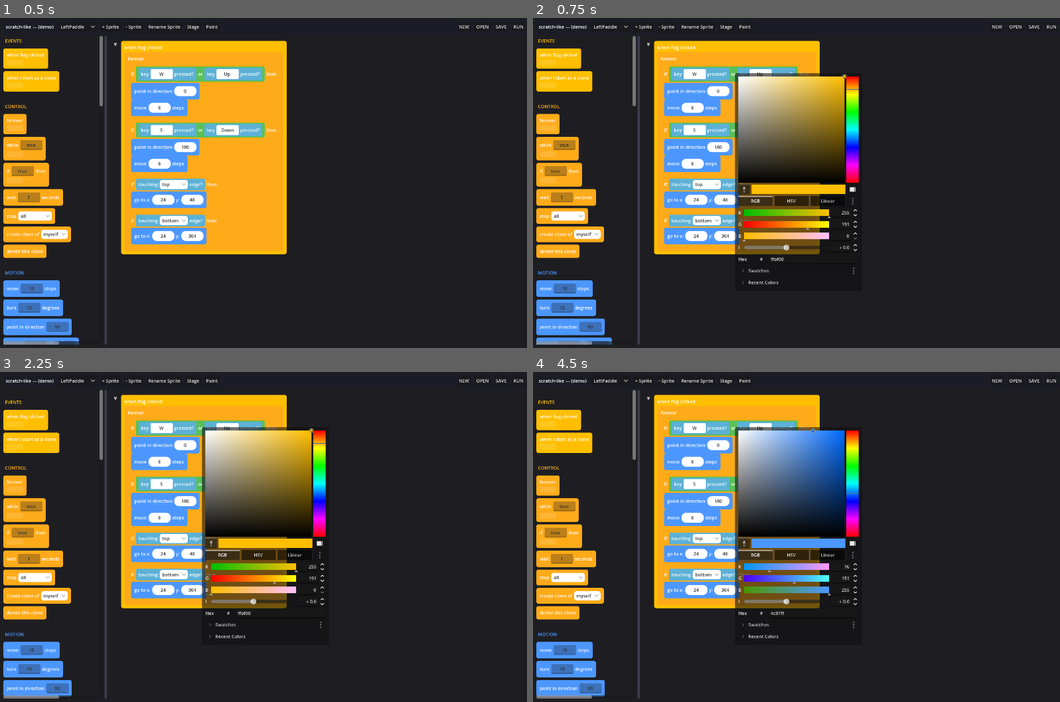
Above: before the commit, frames 1-4 (two rows, left to right).
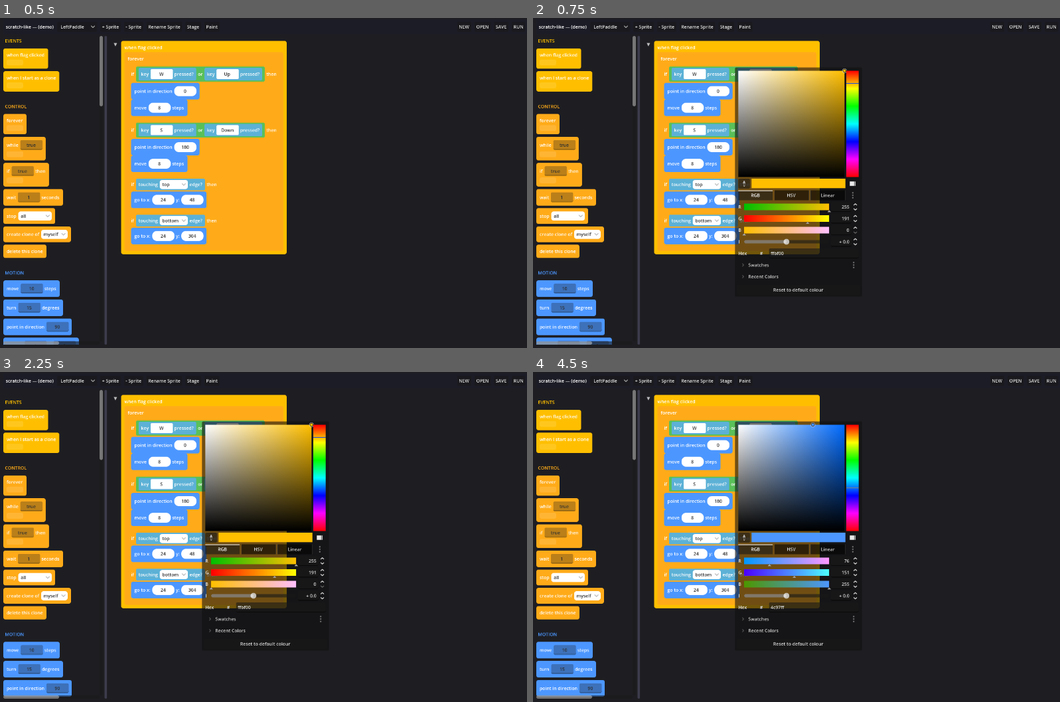
Above: after the commit, the same moments.

Repository: nedink/scratch-like
Game: Godot game, scene res://editor.tscn
The game is run twice, just before and just after one commit, with the same random seed, the same clock (stepped at 60 frames per second) and the same inputs.
Inputs (mouse positions are in pixels of both pictures, inside the frame that each line leads up to):
- Up to frame 1 (0.5 s): no input
- Up to frame 2 (0.75 s): click "EVENTS" at 0.5 s
- Up to frame 3 (2.25 s): click "CONTROL" at 1.25 s; click "EVENTS" at 2 s
- Up to frame 4 (4.5 s): click (796, 642) at 2.75 s, where only the run after the commit has a clickable "Reset to default colour"; click "CONTROL" at 3.5 s; click "MOTION" at 4.25 s

Frame 1 is identical in both runs. In frame 2, 5.0% of the frame differs, in the area x 38-62%, y 14-83%; in frame 3, 5.0%; in frame 4, 5.0%.

Commit message:
M49: add "Reset to default colour" to the category colour picker
Colours persist globally to block_styles.tres (NEW/OPEN don't touch them),
so an edited category had no way back to its stock hue. Add a reset button
beneath the picker: it sets the swatch to BlockView.default_category_color
(the hardcoded _CATEGORY_COLORS value) and applies it live, so closing the
picker writes the default back — where it matches the BlockStyles script
default, so ResourceSaver drops the override (a clean revert).

Co-Authored-By: Claude Opus 4.8 <noreply@anthropic.com>

Diff:
--- a/scripts/block_palette.gd
+++ b/scripts/block_palette.gd
@@ -228,19 +228,44 @@
 	if is_instance_valid(_color_popup):
 		return
 	_color_popup = PopupPanel.new()
+	var box := VBoxContainer.new()
 	_color_picker = ColorPicker.new()
 	_color_picker.edit_alpha = false  # category colours are opaque
 	_color_picker.color_changed.connect(_on_category_color_changed)
+	box.add_child(_color_picker)
+	# A "reset to default" button beneath the picker (M49) restores the category's stock Scratch
+	# hue — the only way back once a colour is edited, since colours persist globally and NEW/OPEN
+	# don't touch them. It sets the picker swatch and applies the change live, like a drag would.
+	var reset_btn := Button.new()
+	reset_btn.text = "Reset to default colour"
+	reset_btn.pressed.connect(_on_reset_category_color)
+	box.add_child(reset_btn)
+	_color_popup.add_child(box)
 	_color_popup.popup_hide.connect(_on_category_color_committed)
-	_color_popup.add_child(_color_picker)
 	add_child(_color_popup)
 
 
-## Live as the user drags in the picker (M49): set the colour in memory (BlockView.set_category_color),
+## Live as the user drags in the picker (M49): apply the chosen colour. Delegates to _apply_recolor.
+func _on_category_color_changed(color: Color) -> void:
+	_apply_recolor(color)
+
+
+## Reset the category being edited to its stock built-in colour (M49): sync the picker swatch (a
+## programmatic set doesn't emit color_changed) and apply the change live. Persistence happens on
+## the picker close, like any recolour — so closing after a reset writes the default back to the .tres.
+func _on_reset_category_color() -> void:
+	if _recolor_category == "":
+		return
+	var stock := BlockView.default_category_color(_recolor_category)
+	_color_picker.color = stock
+	_apply_recolor(stock)
+
+
+## Apply a category recolour live (M49): set the colour in memory (BlockView.set_category_color),
 ## recolour the header title to match, and re-render the canvas so its blocks recolour immediately. No
 ## palette rebuild here — that would free the open popup; chip re-tinting and persistence wait for the
 ## picker to close.
-func _on_category_color_changed(color: Color) -> void:
+func _apply_recolor(color: Color) -> void:
 	if _recolor_category == "":
 		return
 	BlockView.set_category_color(_recolor_category, color)
--- a/scripts/block_view.gd
+++ b/scripts/block_view.gd
@@ -916,6 +916,13 @@
 	return _CATEGORY_COLORS.get(category, _CATEGORY_COLORS["unknown"])
 
 
+## The stock (built-in) colour for a category — the hardcoded Scratch hue, ignoring any user edit in
+## the BlockStyles resource. The palette's colour picker uses this for its "reset to default" button
+## (M49). Unknown category → the grey `unknown` fallback.
+static func default_category_color(category: String) -> Color:
+	return _CATEGORY_COLORS.get(category, _CATEGORY_COLORS["unknown"])
+
+
 ## Set a category's display colour in the editable BlockStyles resource (the M48 styling store),
 ## in memory. The palette calls this live as the user drags in a section-header colour picker (M49);
 ## category_color() / _tint() then read the new value on the next render. Falls back to creating a
Not shown, changed: CLAUDE.md
Not shown, changed: HANDOFF.md
